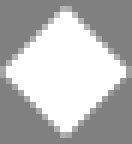
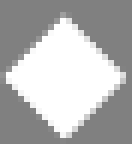
Revision of a layered 132x144 image; what changed, layer by layer:
added layer "Pasted Layer #1" above "Pasted Layer" over [left=0, top=12, right=126, bottom=144]
painted on "Pasted Layer" over [left=0, top=6, right=132, bottom=138]
